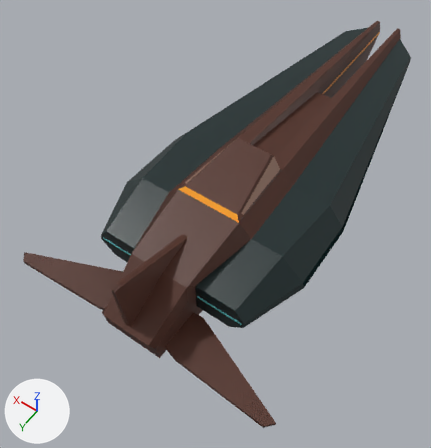
The glTF model public/gltf/raceship.gltf as it was, and as the next commit left it.
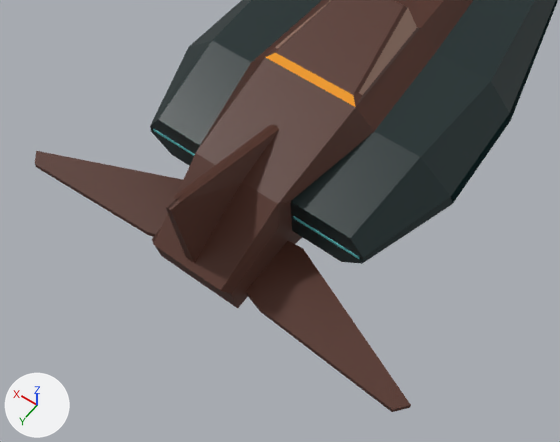
Each version is shown whole from a camera (50 mm lens) standing at (-0.384, 0.8, 0.835) and looking at (0.041, 0.204, -0.101), then close up on the part from 0% to 87% of the width and 34% to 100% of the height. The lights are fixed; the arrows at lower left show +X, +Y and +Z. Where no turn or scale is listed for an object, it has been applied to the vertices.

The first close-up shows 'aile1', 'aile2', 'aileron', 'main'.
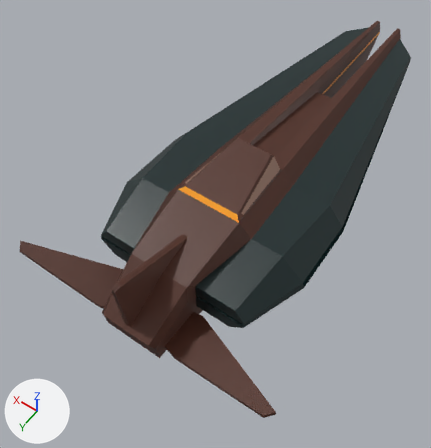
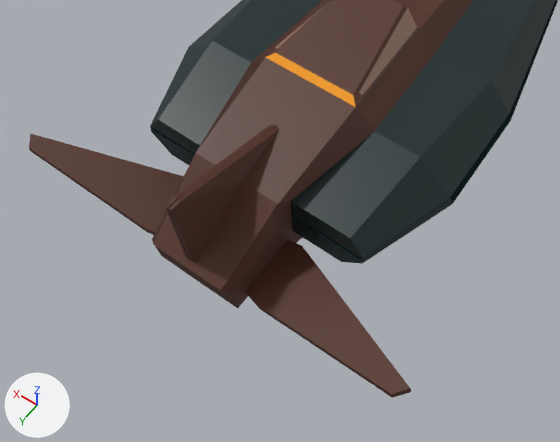
Location of each change, (x1, y1, x2, y2) in pixels of the close-ups (560 x 442 px):
'aile2', turned: before (246, 241, 411, 412); after (246, 240, 411, 398)
'aile1', turned: before (35, 151, 183, 237); after (29, 133, 184, 235)

The change, as a list of edits to the scene's bpy script:
```text
Change ob_aile1:
    ob_aile1.rotation_euler: (0.0, 0.0, 0.0) -> (0.0, -0.175, 0.0)  # degrees (0, 0, 0) -> degrees (0, -10, 0)
Change ob_aile2:
    ob_aile2.rotation_euler: (0.0, 0.0, 0.0) -> (0.0, 0.175, 0.0)  # degrees (0, 0, 0) -> degrees (0, 10, 0)
```
